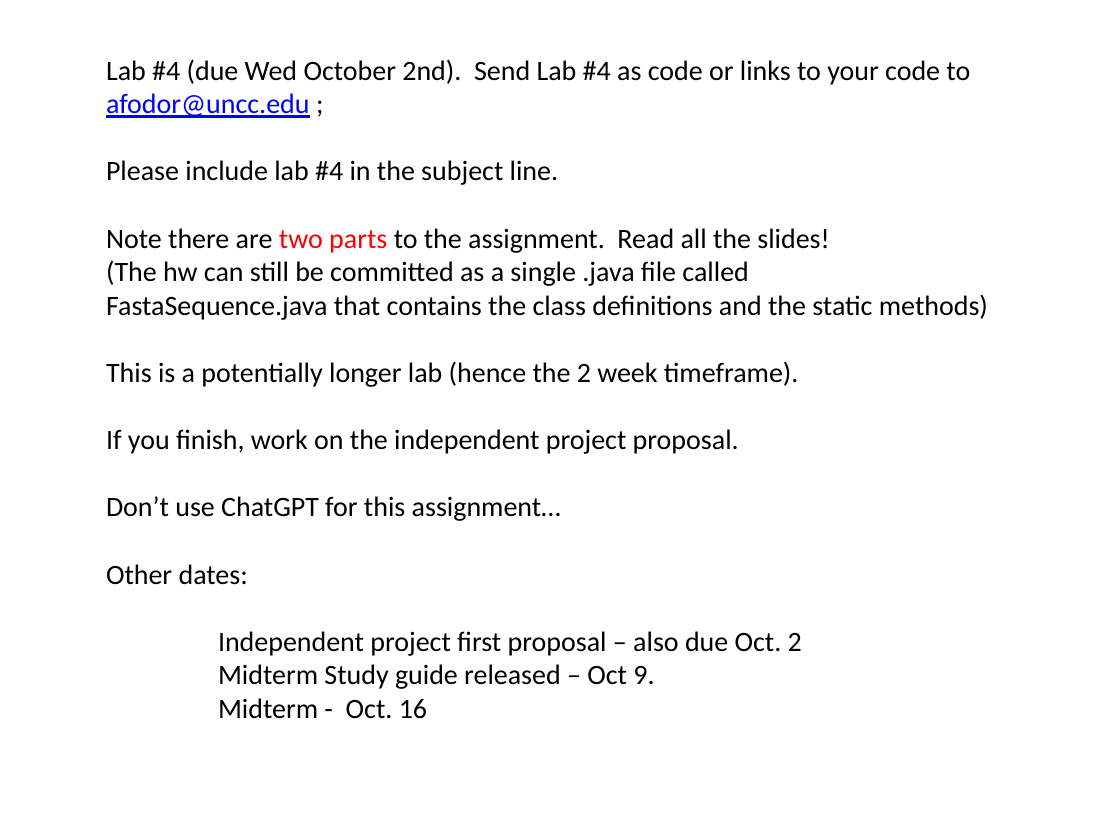
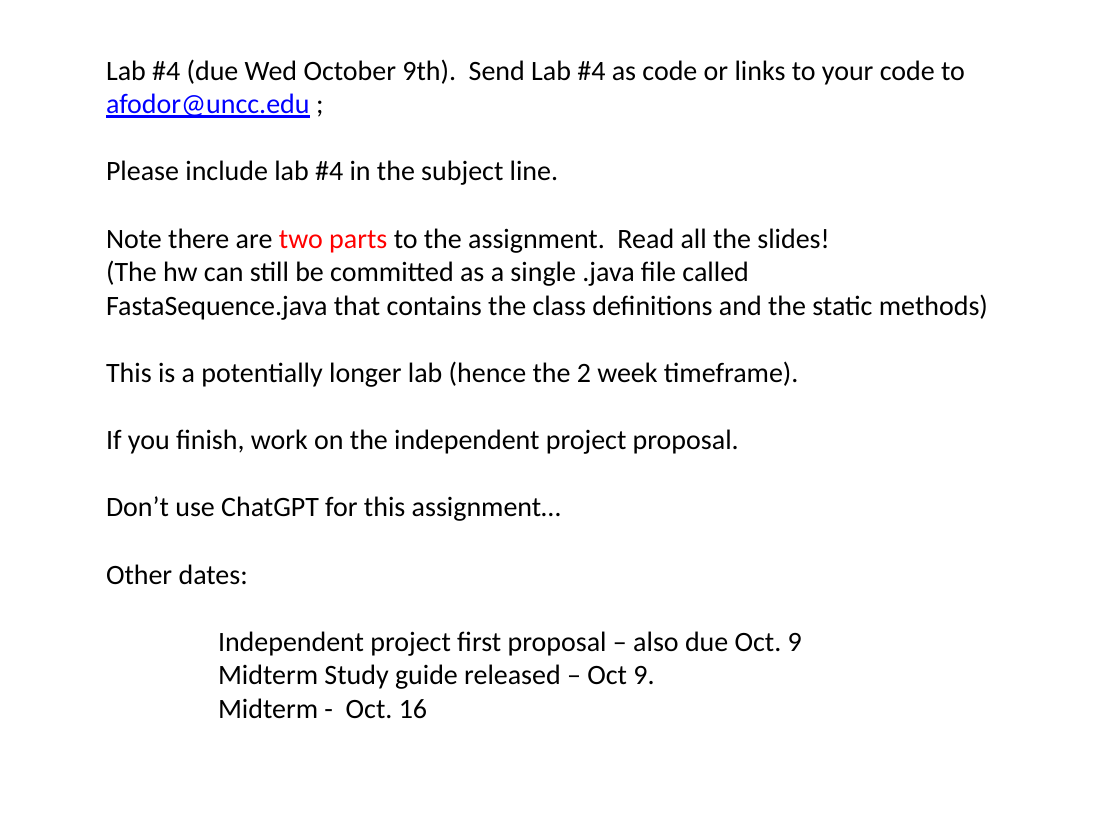
Before and after one commit to fodorclasses/fodorclasses.github.io, a slide deck: slide 1 of classes/prog2024/Lab04.pptx. Drawn at 1120x840 pixels with LibreOffice and Linux fonts; fonts in the diff are those of the drawing. Boxes give left, top, right and bottom in pixels: in the first picture for what was removed or moved away, otherwise in the second. Text is boxed around its words. In the diff, an @@ line names an element or a change of style, - is before the commit and + after.

Commit message:
Fix due dates

```diff
--- a/classes/prog2024/Lab04.pptx
+++ b/classes/prog2024/Lab04.pptx
@@ text at box(106, 59, 965, 85): text changed @@
-Lab #4 (due Wed October 2nd). Send Lab #4 as code or links to your code to
+Lab #4 (due Wed October 9th). Send Lab #4 as code or links to your code to
@@ text at box(218, 631, 802, 656): text changed @@
-Independent project first proposal – also due Oct. 2
+Independent project first proposal – also due Oct. 9
```
